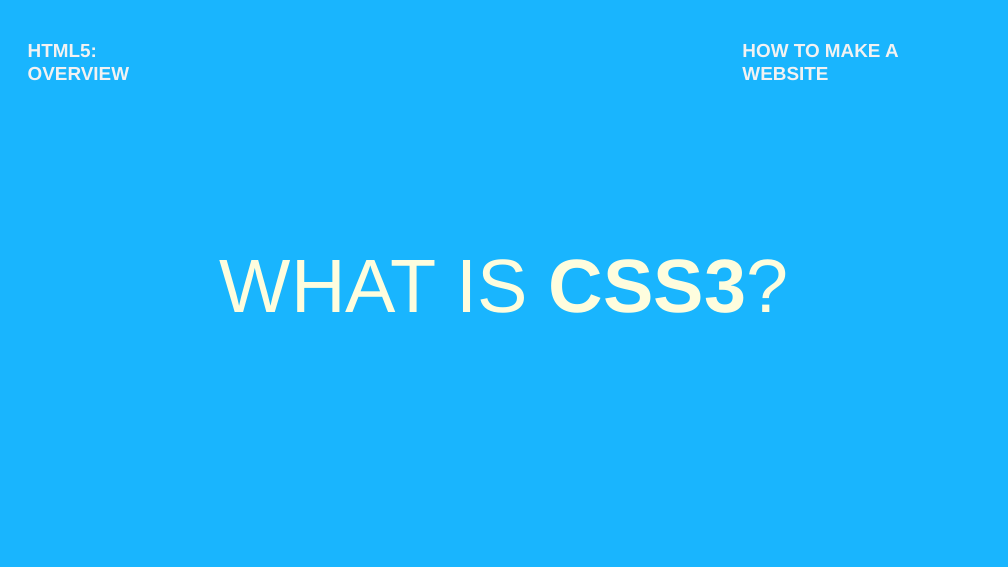
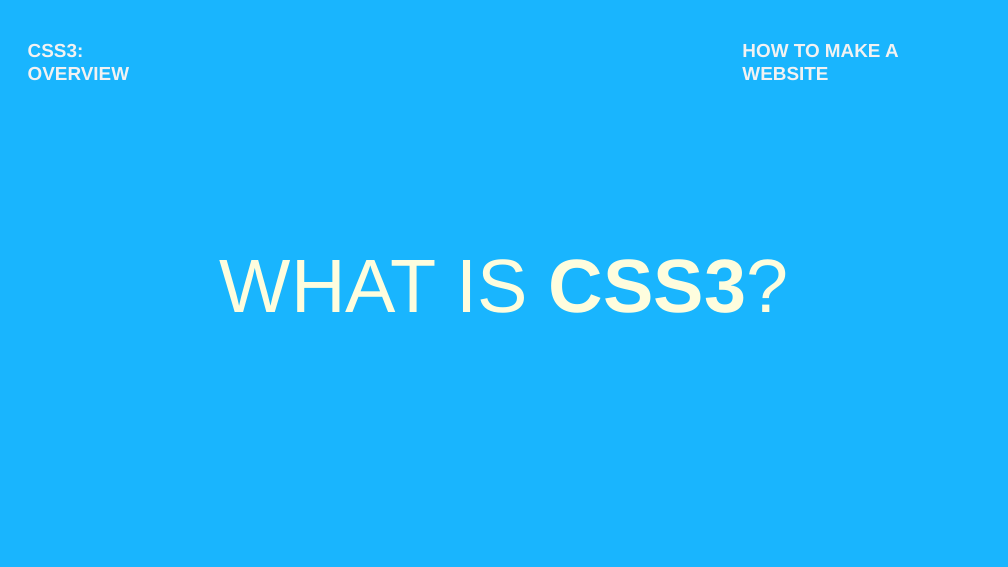
Before and after one commit to nimus0108/CodeDay-Spring, a slide deck: slide 28 of Presentation/How to Make a Website.pptx. Drawn at 1008x567 pixels with LibreOffice and Linux fonts; fonts in the diff are those of the drawing. Boxes give left, top, right and bottom in pixels: in the first picture for what was removed or moved away, otherwise in the second. Text is boxed around its words. In the diff, an @@ line names an element or a change of style, - is before the commit and + after.

```diff
--- a/Presentation/How to Make a Website.pptx
+++ b/Presentation/How to Make a Website.pptx
@@ text at [28, 44, 129, 80]: text changed @@
-HTML5: OVERVIEW
+CSS3: OVERVIEW
```
Also in this commit, not shown: 1 other slide changed, 4 slides added.
